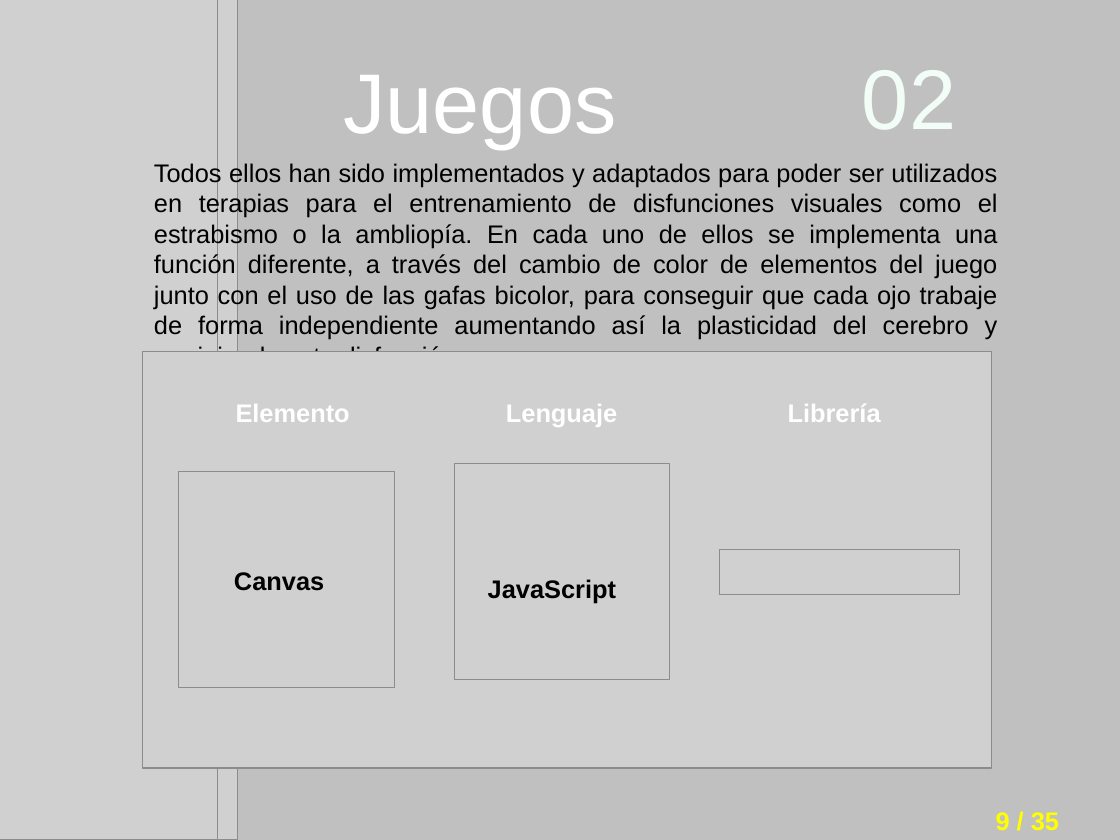
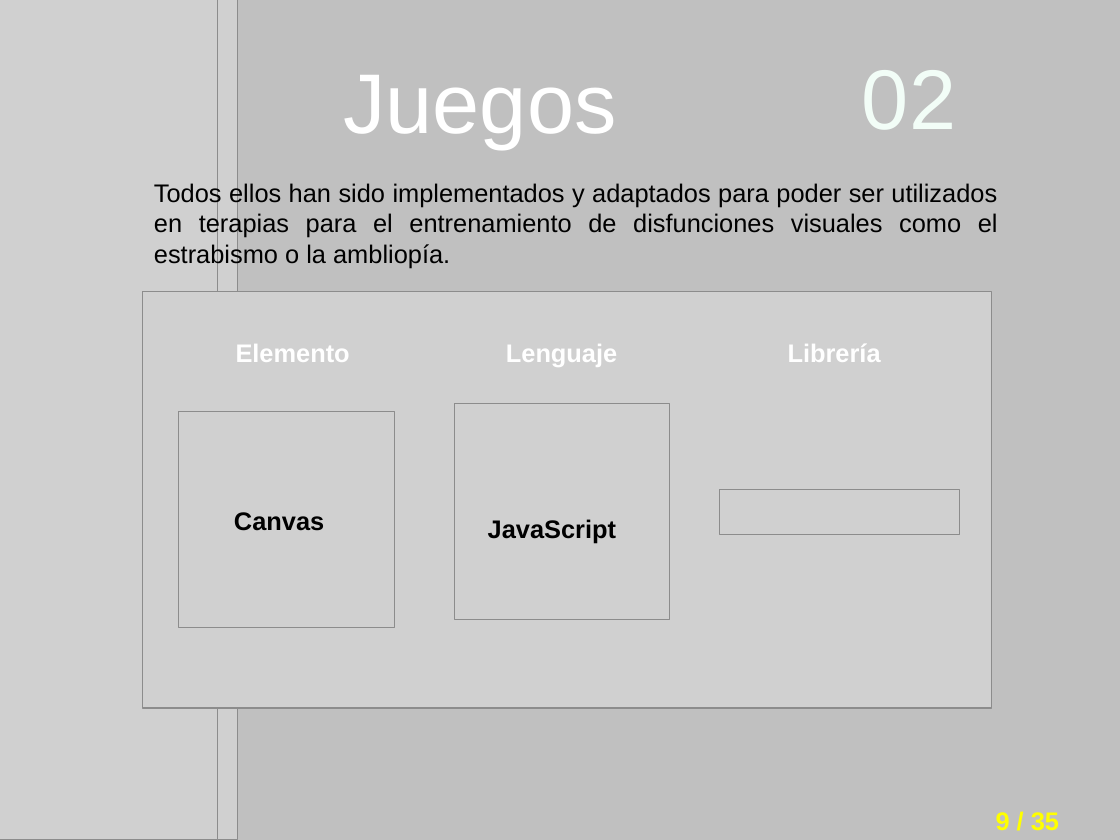
Before and after one commit to i62navpm/PFCweb, a slide deck: slide 9 of Documentación/Presentación.odp. Drawn at 1120x840 pixels with LibreOffice and Linux fonts; fonts in the diff are those of the drawing; grey boxes stand for pictures; background and template pictures are left out. Boxes give left, top, right and bottom in pixels: in the first picture for what was removed or moved away, otherwise in the second. Text is boxed around its words. In the diff, an @@ line names an element or a change of style, - is before the commit and + after.

Commit message:
Cambios en presentación

```diff
--- a/Documentación/Presentación.odp
+++ b/Documentación/Presentación.odp
@@ text at [154, 181, 998, 268]: text changed @@
-Todos ellos han sido implementados y adaptados para poder ser utilizados en terapias para el entrenamiento de disfunciones visuales como el estrabismo o la ambliopía. En cada uno de ellos se implementa una función diferente, a través del cambio de color de elementos del juego junto con el uso de las gafas bicolor, para conseguir que cada ojo trabaje de forma independiente aumentando así la plasticidad del cerebro y corrigiendo esta disfunción.
+Todos ellos han sido implementados y adaptados para poder ser utilizados en terapias para el entrenamiento de disfunciones visuales como el estrabismo o la ambliopía.
@@ picture at [142, 292, 993, 708]: rotation 180 to 0 degrees @@
@@ picture at [454, 403, 670, 619]: rotation 0 to 180 degrees @@
@@ 5 texts, 2 pictures: place and size @@
-5 texts, 2 pictures at [179, 404, 960, 687]
+5 texts, 2 pictures at [179, 344, 960, 627]
```
Also in this commit, not shown: 19 other slides changed.
